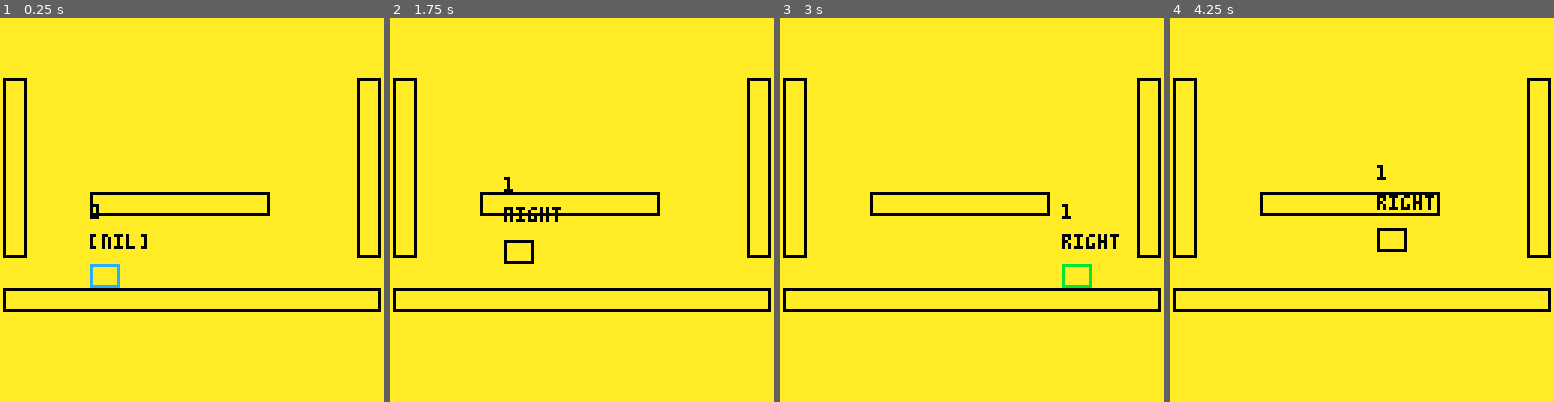
Above: before the commit, frames 1-4 (left to right).
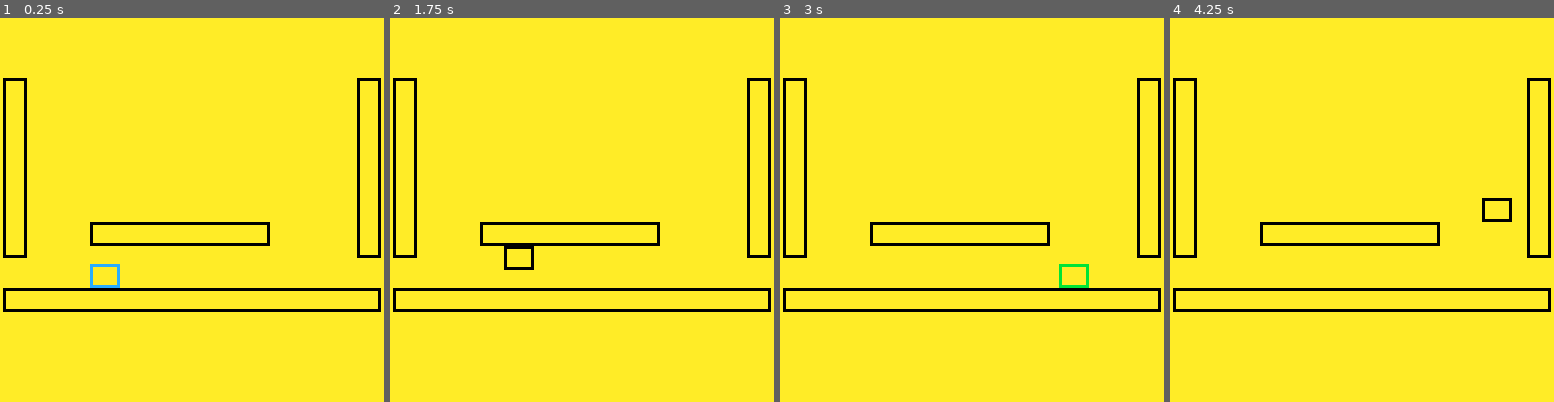
Above: after the commit, the same moments.

Repository: aylanonsense/agab
Game: PICO-8 cartridge cart.p8
Two runs of this game, one before a commit and one after it. Both use one fixed random seed, a clock stepped at 60 frames per second and the inputs below.
Inputs:
- Up to frame 1 (0.25 s): no input
- Up to frame 2 (1.75 s): tap X (X key) at 0.33, 1.07 s; tap O (Z key) at 0.7, 1.7 s; hold Right from 1.6 s (still down)
- Up to frame 3 (3 s): tap X (X key) at 1.85, 2.97 s; release Right at 2.1 s; tap O (Z key) at 2.1, 2.5, 2.9 s; hold Up 2.15-2.42 s; hold Right from 2.47 s (still down)
- Up to frame 4 (4.25 s): release Right at 3.03 s; hold Left 3.08-3.58 s; tap O (Z key) at 3.3, 3.7, 4.1 s; hold Down 3.63-3.97 s; hold Right from 4.02 s (still down); tap X (X key) at 4.08 s

The runs differ from the first frame. In frame 1, 1.8% of the frame differs, in the area x 23-71%, y 45-61%; in frame 2, 2.1%; in frame 3, 2.1%; in frame 4, 2.3%, in the area x 23-90%, y 38-61%.

Commit message:
Able to bounce down

Diff:
--- a/cart.p8
+++ b/cart.p8
@@ -16,7 +16,6 @@
 
 -- a dictionary of entity classes that can be spawned via spawn_entity
 -- todo: leap_velocity properly accounts for leaping into an object
--- todo: bouncing down hard
 local entity_classes={
 	slime={
 		width=10,
@@ -25,8 +24,8 @@
 		collision_indent=2,
 		input_buffer_amount=3,
 		jump_dir=nil,
-		jump_vx=nil,
-		jump_vy=nil,
+		airborne_vx=0,
+		airborne_vy=0,
 		stuck_dir=nil,
 		stuck_platform=nil,
 		has_double_jump=false,
@@ -40,6 +39,9 @@
 		momentum_level=0,
 		momentum_dir=nil,
 		momentum_reset_frames=0,
+		is_bouncing=false,
+		bounce_energy=0,
+		bounces=0,
 		-- sliding_platform=nil,
 		init=function(self)
 			-- initialize object to keep track of inputs
@@ -50,6 +52,10 @@
 			end
 		end,
 		update=function(self)
+			-- stop bouncing if down is no longer held
+			if self.is_bouncing and not buttons[3] and ((self.bounces>0 and self.vy>-1) or self.bounces>6) then
+				self.is_bouncing=false
+			end
 			if decrement_counter_prop(self,"jumpable_surface_buffer_frames") then
 				self.jumpable_surface=nil
 				self.jumpable_surface_dir=nil
@@ -73,15 +79,22 @@
 			end
 			-- gravity accelerates the slime downwards
 			if not self.stuck_platform then
-				self.vy+=0.25
+				self.vy=min(self.vy+0.25,ternary(self.is_bouncing,5,3.5))
 			end
 			-- the slime slows to a stop when sliding
 			if self.slide_frames>6 and self.has_slid_this_frame then
 				local base_vx=self.jumpable_surface and self.jumpable_surface.vx or 0
 				self.vx=base_vx+0.92*(self.vx-base_vx)
 			end
+			-- check for bounce
+			if not self.is_bouncing and self.vy>-1 and not self.jumpable_surface and not self.stuck_platform and button_presses[3] then
+				self.is_bouncing=true
+				self.vy=5 -- self.airborne_vy+5
+				self.bounces=0
+				self:recalc_bounce_energy()
+			end
 			-- check for jumps
-			if self.jump_disabled_frames<=0 and (self.jumpable_surface_buffer_frames>0 or self.has_double_jump) then
+			if not self.is_bouncing and self.jump_disabled_frames<=0 and (self.jumpable_surface_buffer_frames>0 or self.has_double_jump) then
 				-- slide down right surface
 				if buttons[1] and self.stuck_dir=="right" then
 					self.buffered_presses[1]=0
@@ -111,11 +124,15 @@
 					self:jump("up")
 				end
 			end
+			if self.stuck_platform then
+				self.airborne_vx=self.vx
+				self.airborne_vy=self.vy
+			end
 			-- apply the velocity
 			self.slide_platform=nil
 			self.collision_padding=ternary(self.stick_disabled_frames>0,0,0.5)
 			self.has_slid_this_frame=false
-			self:apply_velocity()
+			self:apply_velocity(self.is_bouncing)
 			-- keep track of slide time
 			if self.has_slid_this_frame then
 				increment_counter_prop(self,"slide_frames")
@@ -133,19 +150,40 @@
 			else
 				self:draw_outline(0)
 			end
-			print(self.momentum_dir,self.x,self.y-10,0)
-			print(self.momentum_level,self.x,self.y-20,0)
 		end,
 		on_collide=function(self,dir,other)
+			local vx=self.vx
 			self:handle_collision(dir,other)
+			-- bounce off of the platform
+			if self.is_bouncing then
+				self:bounce(other,dir,vx)
 			-- slide across the platform
-			if self.stick_disabled_frames>0 or (self.jump_dir=="left" and buttons[0]) or (self.jump_dir=="right" and buttons[1]) or (self.jump_dir=="up" and buttons[2] and dir!="up") then
+			elseif self.stick_disabled_frames>0 or (self.jump_dir=="left" and buttons[0]) or (self.jump_dir=="right" and buttons[1]) or (self.jump_dir=="up" and buttons[2] and dir!="up") then
 				self:slide(other,dir)
-				-- todo: update jump_vx and jump_vy
+				-- todo: update airborne_vx and airborne_vy
 			-- stick to the platform
 			elseif not self.stuck_platform or other==self.stuck_platform or (dir=="down" and self.stuck_dir!="down") then
 				self:stick(other,dir)
 			end
+		end,
+		bounce=function(self,platform,dir,vx)
+			increment_counter_prop(self,"bounces")
+			local vy=min(5,sqrt(2*(self.bounce_energy-0.25*(128-self.y))))
+			if dir=="down" then
+				self.has_double_jump=true
+				self.vy=platform.vy-vy
+				self:recalc_bounce_energy()
+			elseif dir=="up" then
+				self.vy=platform.vy+vy
+				self:recalc_bounce_energy()
+			elseif dir=="left" then
+				self.vx=max(0,platform.vx-(vx-platform.vx))
+			elseif dir=="right" then
+				self.vx=min(0,platform.vx-(vx-platform.vx))
+			end
+		end,
+		recalc_bounce_energy=function(self)
+			self.bounce_energy=self.vx*self.vx/2+0.25*(128-self.y)
 		end,
 		slide=function(self,platform,dir)
 			if dir=="down" then
@@ -204,8 +242,8 @@
 					end
 				end
 				-- then jump off of the surface
-				self.jump_vx=self.vx--+0.1*momentum_vx*ternary(self.momentum_dir=="left",-1,1)
-				self.jump_vy=self.vy
+				self.airborne_vx=self.vx--+0.1*momentum_vx*ternary(self.momentum_dir=="left",-1,1)
+				self.airborne_vy=self.vy
 			-- exhaust double jump to jump in mid-air
 			else
 				self.has_double_jump=false
@@ -220,27 +258,27 @@
 			self.slide_frames=0
 			-- change velocity
 			if dir=="left" then
-				self.vx=self.jump_vx-2
+				self.vx=self.airborne_vx-2
 				if self.jumpable_surface_dir=="up" then
-					self.vy=self.jump_vy
+					self.vy=self.airborne_vy
 				else
-					self.vy=self.jump_vy-2.5
+					self.vy=self.airborne_vy-2.5
 				end
 			elseif dir=="right" then
-				self.vx=self.jump_vx+2
+				self.vx=self.airborne_vx+2
 				if self.jumpable_surface_dir=="up" then
-					self.vy=self.jump_vy
+					self.vy=self.airborne_vy
 				else
-					self.vy=self.jump_vy-2.5
+					self.vy=self.airborne_vy-2.5
 				end
 			elseif dir=="up" then
-				self.vx=self.jump_vx
+				self.vx=self.airborne_vx
 				if self.stuck_dir=="left" then
 					self.vx+=0.5
 				elseif self.stuck_dir=="right" then
 					self.vx-=0.5
 				end
-				self.vy=self.jump_vy-3.5
+				self.vy=self.airborne_vy-3.5
 			end
 			-- and the slime is no longer stuck to any platforms
 			if self.jumpable_surface_buffer_frames>0 then
@@ -270,13 +308,13 @@
 	spawn_entity("block",1,20,{ height=60 })
 	spawn_entity("block",119,20,{ height=60 })
 	spawn_entity("block",1,90,{ width=126 })
-	spawn_entity("block",30,58,{ width=60 })
+	spawn_entity("block",30,68,{ width=60 })
 end
 
 -- local skip_frames=0
 function _update()
 	-- skip_frames+=1
-	-- if skip_frames%10>0 then return end
+	-- if skip_frames%10>0 and not btn(5) then return end
 	-- keep better track of button presses
 	--  (because btnp repeats presses when holding)
 	local i
@@ -321,7 +359,7 @@
 		update=function(self)
 			self:apply_velocity()
 		end,
-		apply_velocity=function(self)
+		apply_velocity=function(self,stop_after_collision)
 			-- move in discrete steps
 			local max_move_x=min(self.collision_indent,self.width-2*self.collision_indent)-0.1
 			local max_move_y=min(self.collision_indent,self.height-2*self.collision_indent)-0.1
@@ -332,11 +370,14 @@
 				self.x+=self.vx/steps
 				self.y+=self.vy/steps
 				-- check for collisions
-				self:check_for_collisions()
+				if self:check_for_collisions() and stop_after_collision then
+					return
+				end
 			end
 		end,
 		-- collision functions
 		check_for_collisions=function(self)
+			local found_collision=false
 			-- check each other entity
 			local entity
 			for entity in all(entities) do
@@ -346,9 +387,11 @@
 					if collision_dir then
 						-- they are colliding!
 						self:on_collide(collision_dir,entity)
+						found_collision=true
 					end
 				end
 			end
+			return found_collision
 		end,
 		on_collide=function(self,dir,other)
 			-- just handle the collision by default
@@ -408,13 +451,13 @@
 	local x1,y1,w1,h1,i,p=obj1.x,obj1.y,obj1.width,obj1.height,obj1.collision_indent,obj1.collision_padding
 	local x2,y2,w2,h2=obj2.x,obj2.y,obj2.width,obj2.height
 	-- check hitboxes
-	if rects_overlapping(x1+i,y1+h1/2,w1-2*i,h1/2+p,x2,y2,w2,h2) then
+	if rects_overlapping(x1+i,y1+h1/2,w1-2*i,h1/2+p,x2,y2,w2,h2) and obj1.vy>=obj2.vy then
 		return "down"
-	elseif rects_overlapping(x1+w1/2,y1+i,w1/2+p,h1-2*i,x2,y2,w2,h2) then
+	elseif rects_overlapping(x1+w1/2,y1+i,w1/2+p,h1-2*i,x2,y2,w2,h2) and obj1.vx>=obj2.vx then
 		return "right"
-	elseif rects_overlapping(x1-p,y1+i,w1/2+p,h1-2*i,x2,y2,w2,h2) then
+	elseif rects_overlapping(x1-p,y1+i,w1/2+p,h1-2*i,x2,y2,w2,h2) and obj1.vx<=obj2.vx then
 		return "left"
-	elseif rects_overlapping(x1+i,y1-p,w1-2*i,h1/2+p,x2,y2,w2,h2) then
+	elseif rects_overlapping(x1+i,y1-p,w1-2*i,h1/2+p,x2,y2,w2,h2) and obj1.vy<=obj2.vy then
 		return "up"
 	end
 end
@@ -439,5 +482,5 @@
 function decrement_counter_prop(obj,key)
 	local initial_value=obj[key]
 	obj[key]=decrement_counter(initial_value)
-	return initial_value<=1
-end
+	return initial_value>0 and initial_value<=1
+end
